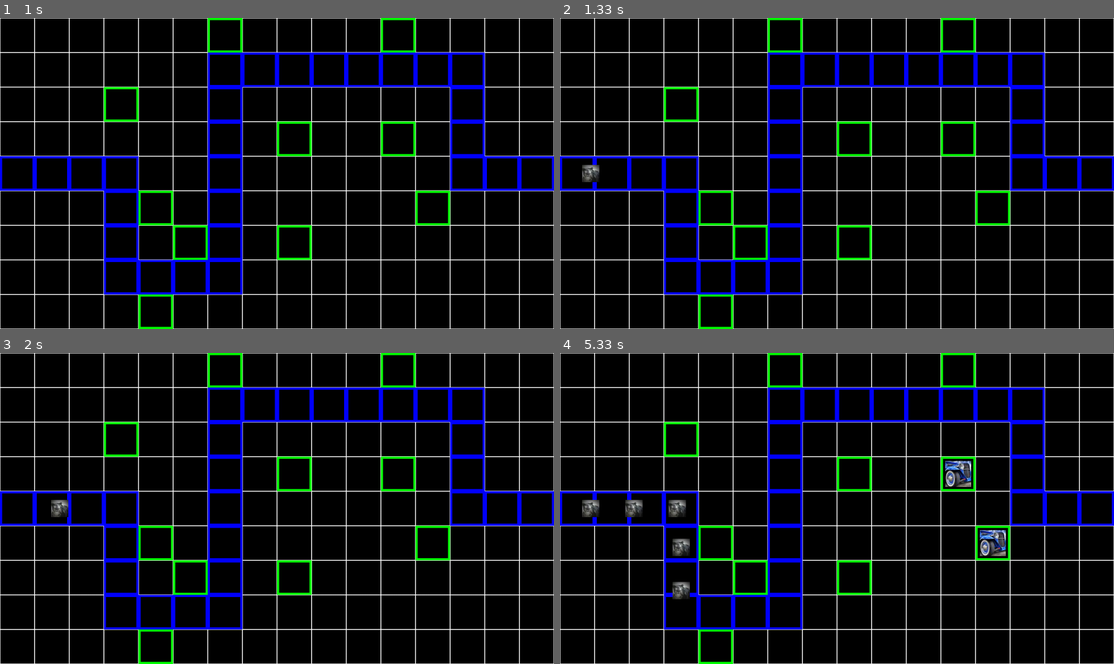
Above: before the commit, frames 1-4 (two rows, left to right).
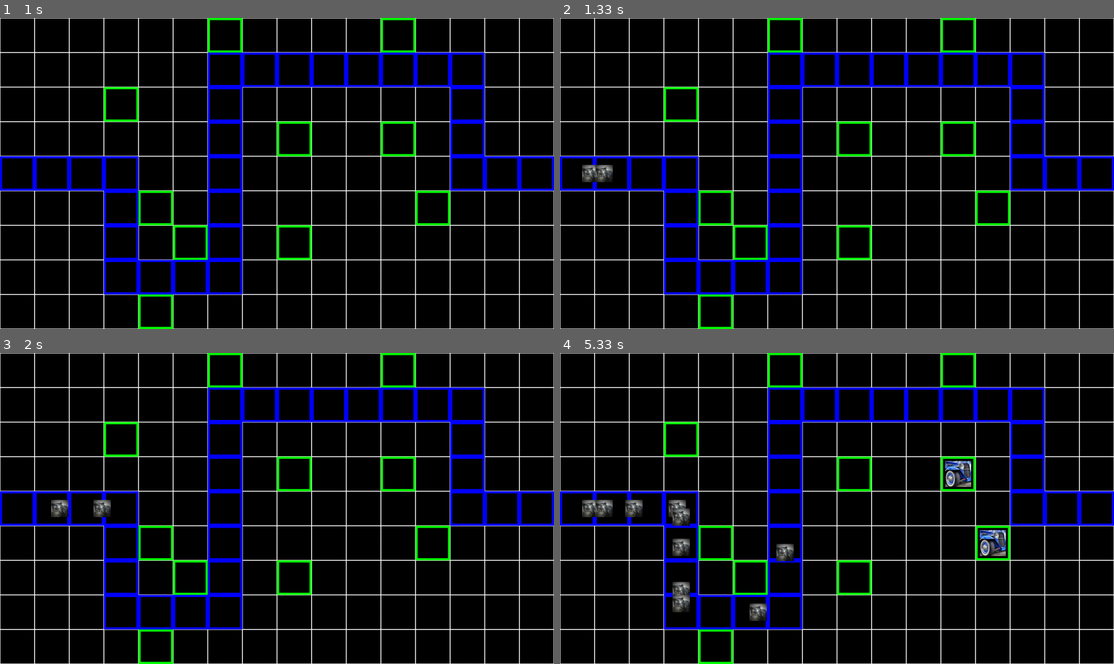
Above: after the commit, the same moments.

Repository: LenaSup/PyGame_project
Game: pygame game, started from main.py
The game is run twice, just before and just after one commit, with the same random seed, the same clock (stepped at 60 frames per second) and the same inputs.
Inputs (mouse positions are in pixels of both pictures, inside the frame that each line leads up to):
- Up to frame 1 (1 s): click (277, 173) at 0.38 s
- Up to frame 2 (1.33 s): no input
- Up to frame 3 (2 s): no input
- Up to frame 4 (5.33 s): click (981, 558) at 3.22 s; click (947, 483) at 3.55 s

Frame 1 is identical in both runs. In frame 2, 0.1% of the frame differs, in the area x 6-10%, y 47-53%; in frame 3, 0.2%; in frame 4, 0.8%, in the area x 6-43%, y 47-87%.

Commit message:
Враги не могут вылететь за пределы дороги и экрана(но больше 30 скорость ставить не рекомендованно, могут вылететь :) )

Diff:
--- a/data/enemy_path.txt
+++ b/data/enemy_path.txt
@@ -4,4 +4,4 @@
 0 -480
 560 0
 0 240
-179 0
+180 0
--- a/main.py
+++ b/main.py
@@ -64,7 +64,7 @@
 
 
 class Enemy(pygame.sprite.Sprite):  # класс враждебного моба
-    def __init__(self, x, y, screen, width, height, health, image, damage=10, price=100, speed=1):
+    def __init__(self, x, y, screen, width, height, health, image, damage=10, price=10, speed=1):
         super().__init__(entities, enemies)
         self.name = self.__class__.__name__
         self.pos = x, y
@@ -86,7 +86,7 @@
 
 
     def load_step(self, index):  # загрузка следующего направления движения из пути
-        self.step = self.path[self.current_step]
+        self.step = self.path[index]
         if self.step[0] < 0 or self.step[1] < 0:
             self.speed = abs(self.speed) * -1
         else:
@@ -94,30 +94,37 @@
 
     def move(self):  # передвижение врага по пути из файла
         if self.is_move:
-            if self.step[0] == 0:
-                if abs(self.step[1]) == self.steps and self.current_step == len(self.path) - 1:
-                    self.is_move = False
-                    self.explosion()
-                elif abs(self.step[1]) == self.steps:
-                    self.steps = 0
-                    self.current_step += 1
-                    self.load_step(self.current_step)
+            if self.rect.x + self.rect.width + self.speed >= width:
+                self.is_move = False
+                self.explosion()
+            elif self.rect.y + self.rect.height + self.speed >= height:
+                self.is_move = False
+                self.explosion()
+            else:
+                if self.step[0] == 0:
+                    if abs(self.step[1]) <= self.steps and self.current_step == len(self.path) - 1:
+                        self.is_move = False
+                        self.explosion()
+                    elif abs(self.step[1]) <= self.steps:
+                        self.steps = 0
+                        self.current_step += 1
+                        self.load_step(self.current_step)
+                    else:
+                        self.pos = self.pos[0], self.pos[1] + self.speed
+                        self.steps += abs(self.speed)
+                        self.rect.x, self.rect.y = self.pos[0], self.pos[1]
                 else:
-                    self.pos = self.pos[0], self.pos[1] + self.speed
-                    self.steps += 1
-                    self.rect.x, self.rect.y = self.pos[0], self.pos[1]
-            else:
-                if abs(self.step[0]) == self.steps and self.current_step == len(self.path) - 1:
-                    self.is_move = False
-                    self.explosion()
-                elif abs(self.step[0]) == self.steps:
-                    self.steps = 0
-                    self.current_step += 1
-                    self.load_step(self.current_step)
-                else:
-                    self.pos = self.pos[0] + self.speed, self.pos[1]
-                    self.steps += 1
-                    self.rect.x, self.rect.y = self.pos[0], self.pos[1]
+                    if abs(self.step[0]) <= self.steps and self.current_step == len(self.path) - 1:
+                        self.is_move = False
+                        self.explosion()
+                    elif abs(self.step[0]) <= self.steps:
+                        self.steps = 0
+                        self.current_step += 1
+                        self.load_step(self.current_step)
+                    else:
+                        self.pos = self.pos[0] + self.speed, self.pos[1]
+                        self.steps += abs(self.speed)
+                        self.rect.x, self.rect.y = self.pos[0], self.pos[1]
 
     def explosion(self):  # суицидальный взрыв при подходу к замку наносящий урон
         global castle_health
@@ -233,7 +240,7 @@
             if cell.tower == None:
                 if gold >= tower_price:
                     cell.set_tower(Tower(pos[0] * self.cell_size + 10, pos[1] * self.cell_size + 10, self.screen,
-                                         60, 100, load_image('car.jpg'), 100, 200, 1000, tower_price, True, 200))
+                                         60, 100, load_image('car.jpg'), 50, 200, 1000, tower_price, True, 200))
                     gold -= tower_price
                     towers_reload[cell.tower] = pygame.USEREVENT + self.n
                     pygame.time.set_timer(towers_reload[cell.tower], cell.tower.reload)
@@ -306,12 +313,12 @@
 towers = pygame.sprite.Group()
 towers_reload = {}
 enemy_path = load_path('data/enemy_path.txt')
+size = width, height = 1280, 720
 
 
 def main():
     # создание окна
     pygame.init()
-    size = width, height = 1280, 720
     screen = pygame.display.set_mode(size)
     pygame.display.set_caption('First board')
 
@@ -334,6 +341,7 @@
 
     enemy_image = load_image('image.jpg')
     vrag = (start_pos[0] * 80 + 20, start_pos[1] * 80 + 20, screen, 40, 40, 200, enemy_image)
+    vrag_haste = (start_pos[0] * 80 + 20, start_pos[1] * 80 + 20, screen, 40, 40, 100, enemy_image, 10, 10, 2)
 
     running = True
     while running:
@@ -349,10 +357,11 @@
                 if event.type == my_event:  # проверка выходит ли враг за дорогу
                     for enemy in enemies:
                         cell1 = my_board.get_click((enemy.pos[0] + enemy.size[0], enemy.pos[1] + enemy.size[1]))
-                        cell2 = my_board.get_click((enemy.pos[0] - 1, enemy.pos[1] - 1))
+                        cell2 = my_board.get_click((enemy.pos[0] + enemy.speed, enemy.pos[1] + enemy.speed))
                         enemy.check(cell1, cell2)
                 if event.type == spawn_enemy:  # создание врага раз в заданое кол-во секунд (сейчас 2) секунды
-                    Enemy(*[i for i in vrag[:]])
+                    Enemy(*vrag[:])
+                    Enemy(*vrag_haste[:])
                 if event.type in towers_reload.values():  # выстрел башни по окондании перезрядки
                     find_key(towers_reload, event.type).fire()
             # отрисовка
